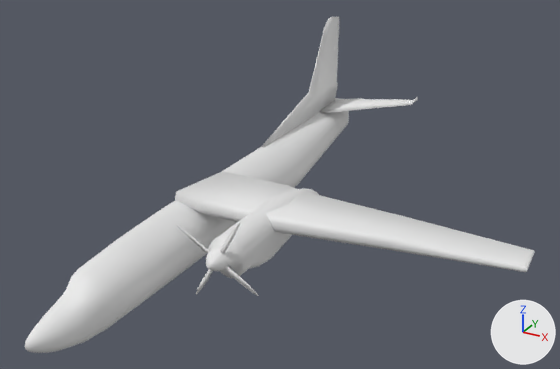
An edit to the Blender file Projekt/body3.blend, drawn before and after from the same camera.
The view is the same before and after, from a camera (50 mm lens) standing at (18.5, -26.0, 14.4) and looking at (3.9, 0.5, 1.1). Every picture has the same lights, and +X, +Y and +Z are marked at lower right.

In view in the first picture: 'Body', 'Engine', 'Prop', 'Rudder', 'SideRudder', 'Wing'.
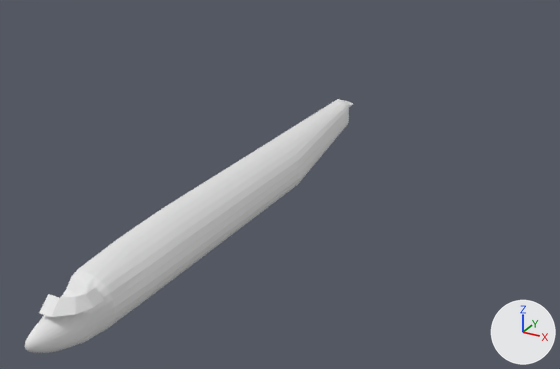
The change, as a list of edits to the scene's bpy script:
```text
Change me_wing:
    where me_wing.from_pydata(...)  # 196 vertices, 199 faces; spans x -1.5..13.0, y -15.31..-11.45, z -0.03..0.73
    used by ob_wing; location = (1.5, 13.62, 0.0)
    me_wing part 1: all faces are now shaded flat (199 of 199 changed)
Change me_circle:
    used by ob_engine; location = (4.12, 0.0, 0.1); rotation_euler = (1.571, 0.0, 0.0), in degrees (90, 0, 0); scale = (0.682, 0.682, 0.682)
    remove me_circle.from_pydata(...)  # 646 vertices, 647 faces; spans x -1.0..1.0, y -2.38..0.96, z -5.14..7.78
    add me_circle.from_pydata(...)  # 730 vertices, 741 faces; spans x -1.0..1.0, y -2.38..0.96, z -5.14..6.74
    me_circle part 2: 109 vertices moved from x -0.92..0.92, y -1.77..0.16, z 4.61..7.78 to x -0.84..0.84, y -1.77..0.25, z 4.16..6.74; 175 vertices removed from x -1.0..1.0, y -1.16..0.96, z 4.61..7.78; 259 vertices added at x -1.0..1.0, y -1.54..0.96, z 3.81..6.74
Add me_plane_004:
    me_plane_004.from_pydata([(1.14, -0.76, -0.23), (1.43, -0.76, -0.7), (1.13, -0.27, -0.23), (1.43, -0.26, -0.7), (1.14, -0.81, -0.23), (1.43, -0.81, -0.7), (0.95, -1.12, -0.23), (1.21, -1.42, -0.7), (0.92, -1.15, -0.22), (1.17, -1.48, -0.7), (0.54, -1.46, -0.21), (0.54, -2.0, -0.7), (0.49, -1.46, -0.21), (0.49, -2.0, -0.7), (0.0, -1.46, -0.21), (0.0, -2.0, -0.7)], [], [(0, 1, 3, 2), (1, 0, 4, 5), (5, 4, 6, 7), (7, 6, 8, 9), (9, 8, 10, 11), (11, 10, 12, 13), (13, 12, 14, 15)])
Change ob_rudder:
    add ob_rudder.hide_set(True)
Change ob_siderudder:
    add ob_siderudder.hide_set(True)
Change ob_wing:
    add ob_wing.hide_set(True)
Change ob_engine:
    add ob_engine.hide_set(True)
Remove ob_prop:
    ob_prop = bpy.data.objects.new('Prop', me_plane_003)
    ob_prop.location = (4.12, -5.3, 0.07)
    ob_prop.rotation_euler = (1.571, 0.0, 0.0)  # degrees (90, 0, 0)
    ob_prop.scale = (0.107, 1.0, 1.0)
Add ob_cockpitwindows:
    ob_cockpitwindows = bpy.data.objects.new('CockpitWindows', me_plane_004)
    ob_cockpitwindows.location = (0.0, -7.83, 0.04)
```

Boxes (x1, y1, x2, y2) around the edits, measured in the pictures (560 x 369 px; the box of a moved part takes in the faces that stretch with it):
'Wing', hidden
    before: (175, 172, 535, 272)
'Engine', hidden
    before: (206, 188, 319, 278)
'Rudder', hidden
    before: (261, 17, 339, 148)
'CockpitWindows', added
    after: (39, 287, 103, 317)
'SideRudder', hidden
    before: (319, 97, 418, 113)
'Prop', deleted
    before: (176, 223, 259, 296)
part 2 of me_circle, moved or reshaped (not visible afterwards)
    before: (206, 219, 265, 278)
